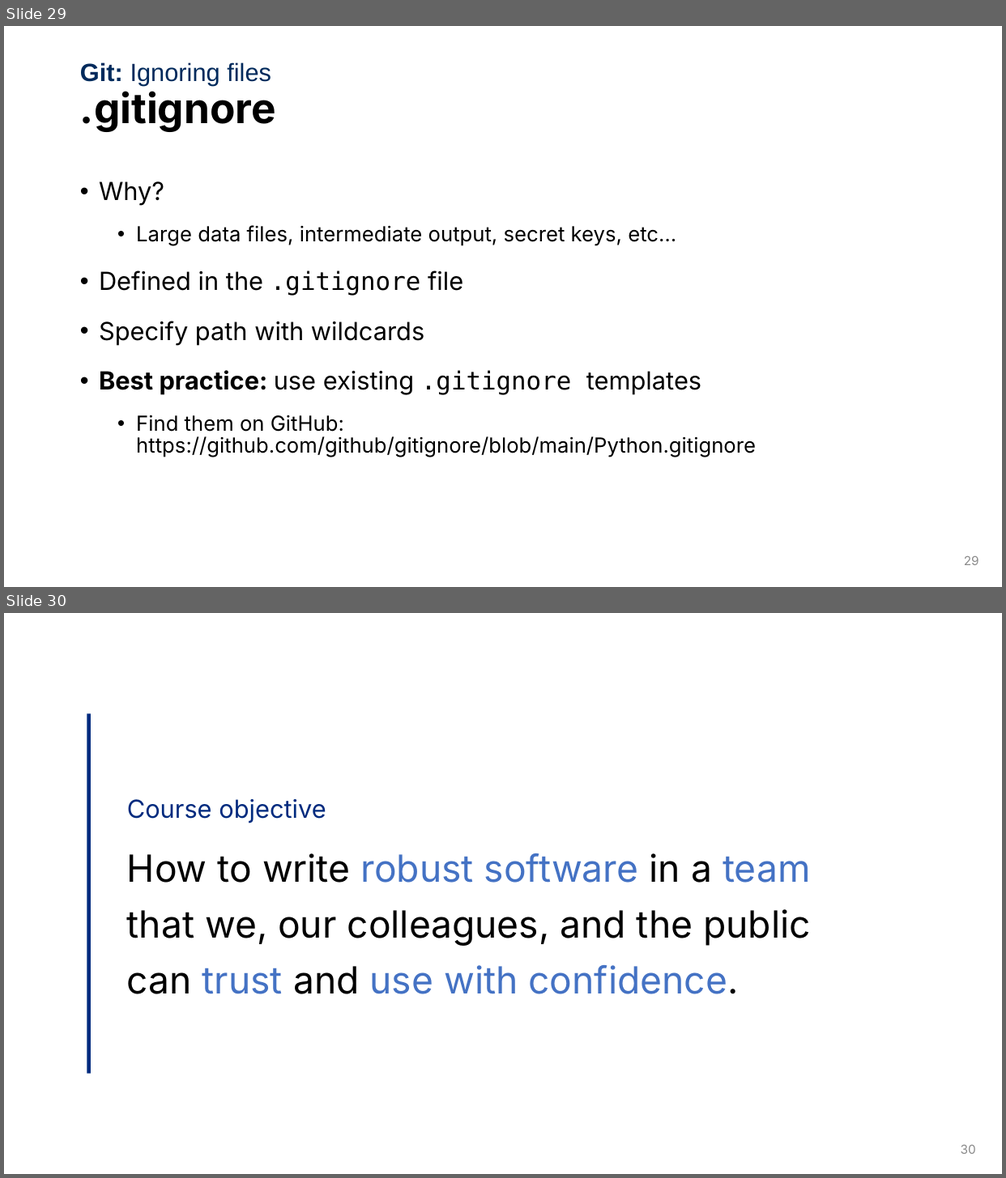
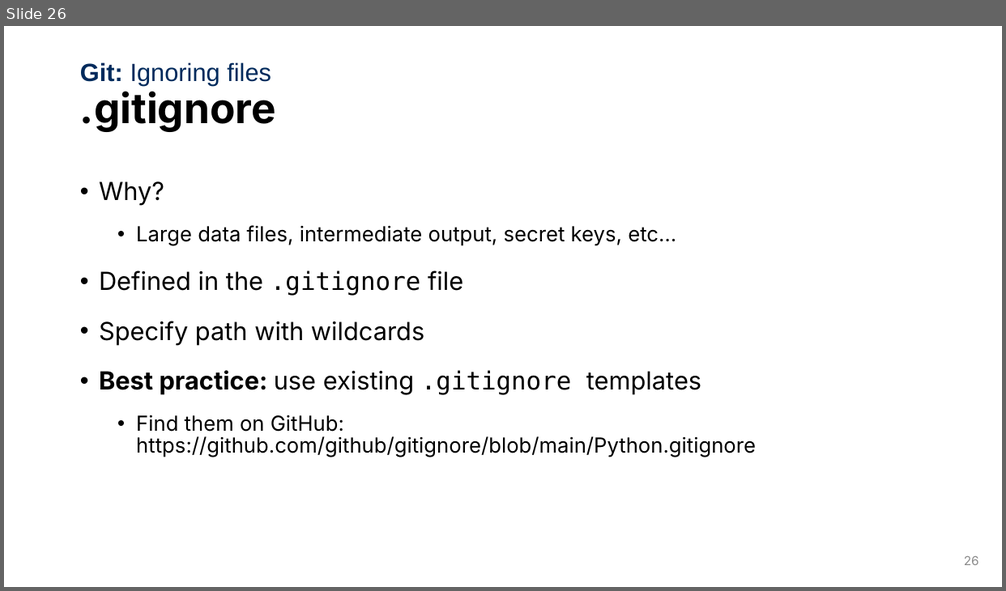
Before and after one commit to UofT-DSI/git, a slide deck: instructors/slides-new-pptx/Git2.pptx. Shown one above the other, each under a label of ours: slides 29 and 30 before the commit, slide 26 after it. The pictures are 1006x1178 and 1006x591 pixels, drawn with LibreOffice and Linux fonts; fonts in the diff are those of the drawing; background and template pictures are left out. Boxes give left, top, right and bottom in pixels: in the first picture for what was removed or moved away, otherwise in the second. Text is boxed around its words. In the diff, an @@ line names an element or a change of style, - is before the commit and + after.

```diff
--- a/instructors/slides-new-pptx/Git2.pptx
+++ b/instructors/slides-new-pptx/Git2.pptx
@@ slide 30 removed at box(4, 613, 1002, 1174), background #FFFFFF @@
@@ rectangle removed at box(87, 714, 91, 1074) @@
@@ text removed at box(127, 799, 811, 995) @@
-Course objective
-How to write robust software in a team that we, our colleagues, and the public can trust and use with confidence.
@@ page number removed at box(961, 1145, 976, 1154) @@
-30
@@ what was slide 29 is now slide 26 @@
@@ page number at box(964, 557, 979, 565): text changed @@
-29
+26
```
Also in this commit, not shown: 1 slide changed, 3 other slides removed, 2 other files.
